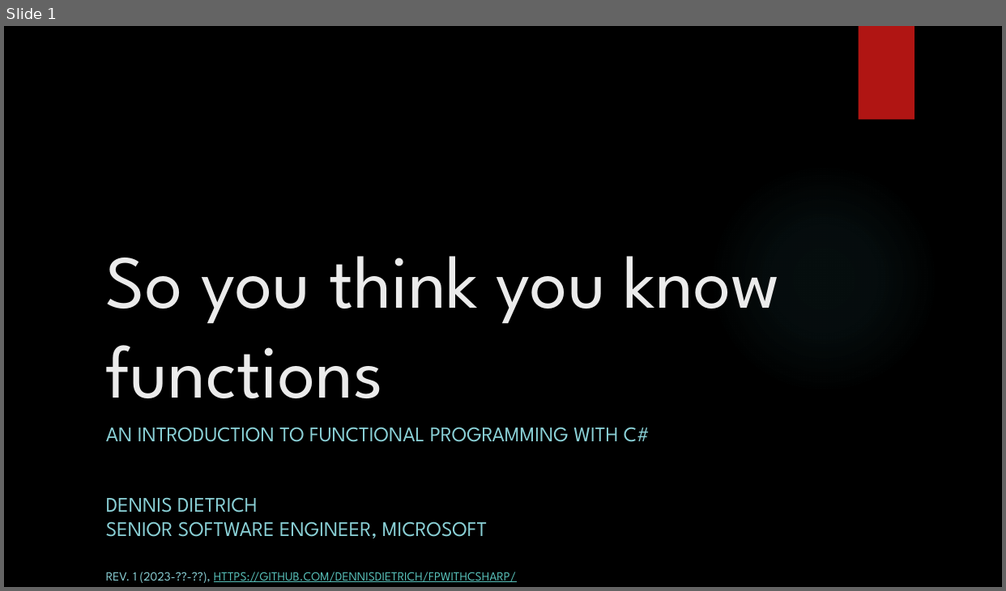
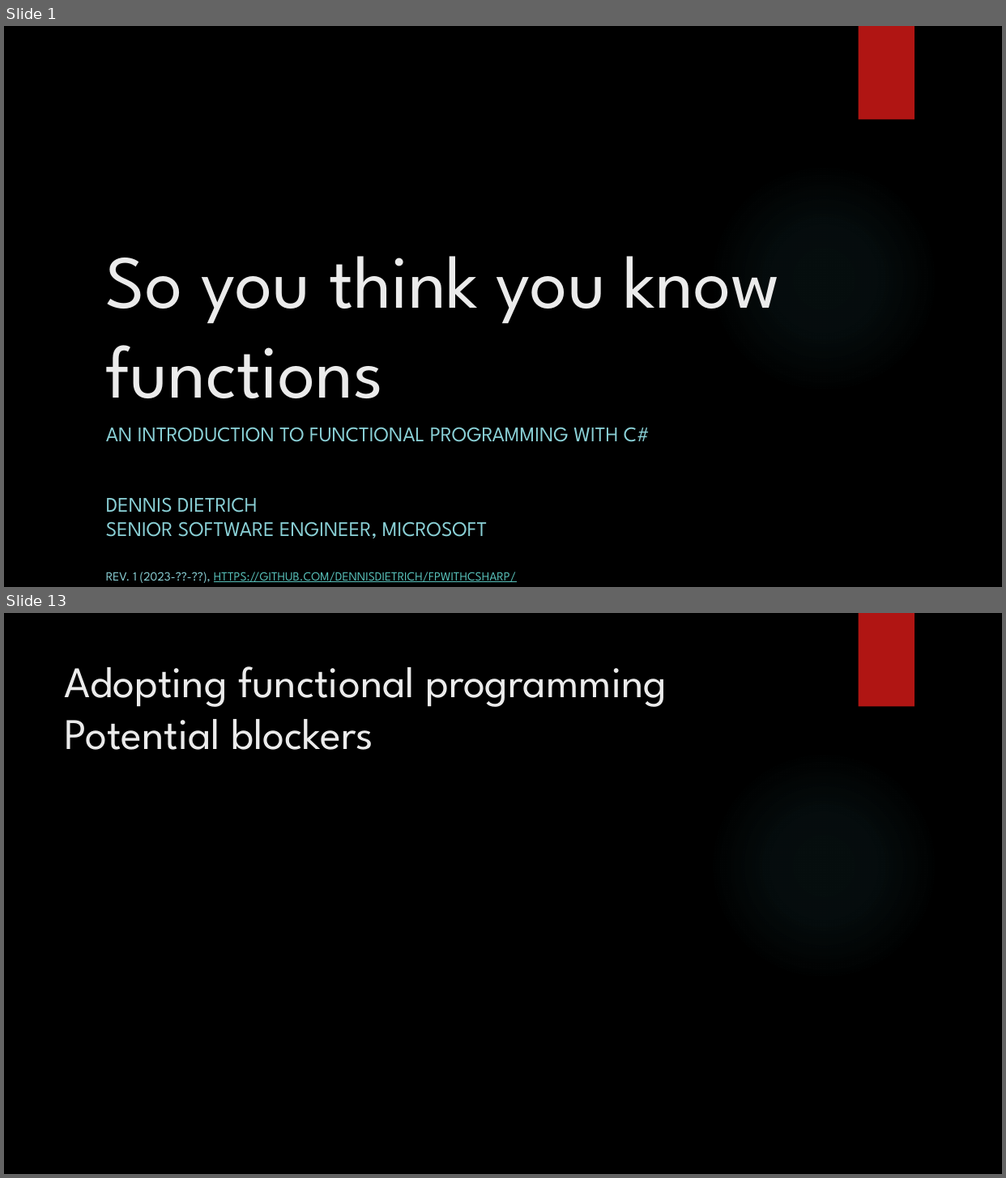
Before and after one commit to dennisdietrich/FpWithCSharp, a slide deck: doc/Introduction to FP with C#.pptx. Shown one above the other, each under a label of ours: slide 1 before the commit, slides 1 and 13 after it; the slides between them are not shown. The pictures are 1006x591 and 1006x1178 pixels, drawn with LibreOffice and Linux fonts; fonts in the diff are those of the drawing; background and template pictures are left out. Boxes give left, top, right and bottom in pixels: in the first picture for what was removed or moved away, otherwise in the second. Text is boxed around its words. In the diff, an @@ line names an element or a change of style, - is before the commit and + after.

```diff
--- a/doc/Introduction to FP with C#.pptx
+++ b/doc/Introduction to FP with C#.pptx
@@ slide 13 added at (4, 613, 1002, 1174), background picture (left out); not listed: 2 template elements that a slide beside it also shows @@
@@ title added at (65, 666, 667, 750), 42 pt, text #EBEBEB @@
+Adopting functional programming
+Potential blockers
```
Also in this commit, not shown: 18 other slides added.
